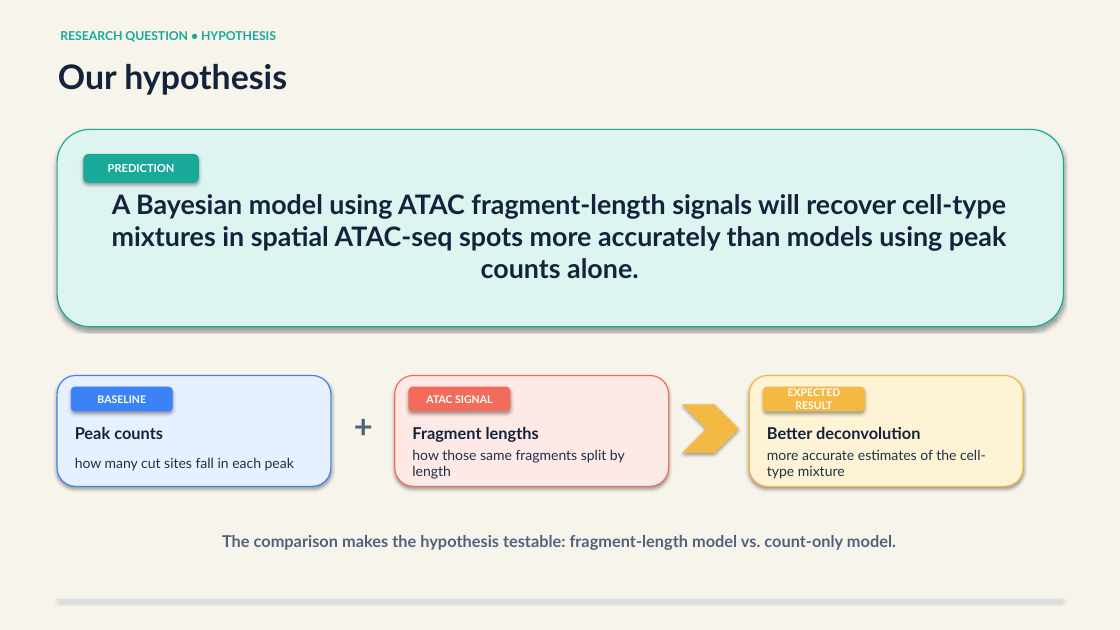
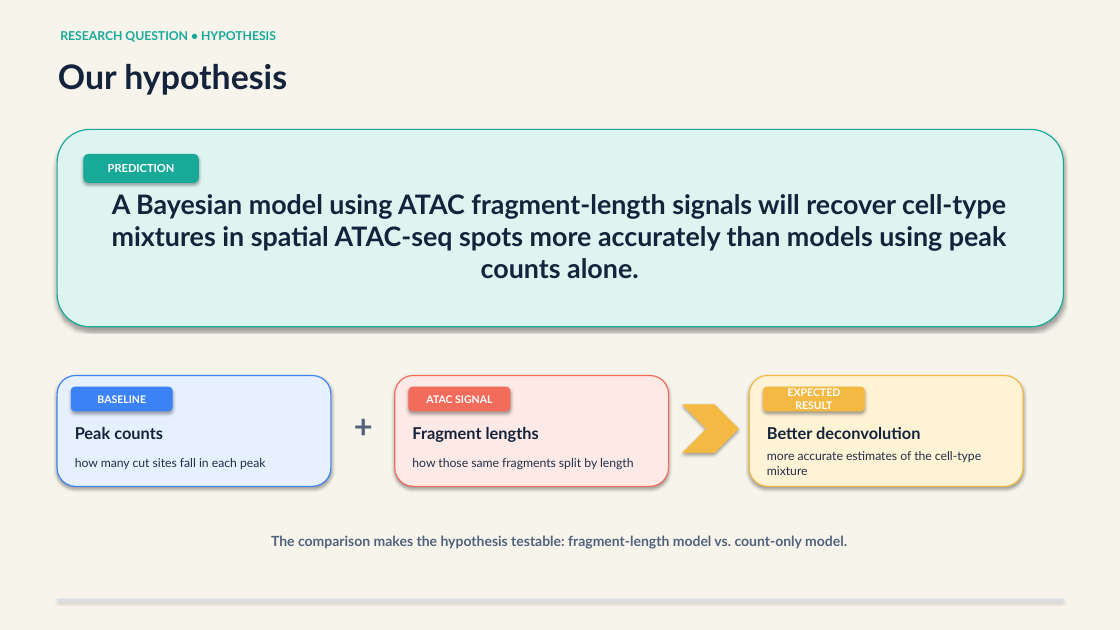
Before and after one commit to ericzhuang2010/deconvATAC, a slide deck: slide 9 of docs/ShapeMix/presentations/ShapeMix_High_School_Research_Deck.pptx. Drawn at 1120x630 pixels with LibreOffice and Linux fonts; fonts in the diff are those of the drawing. Boxes give left, top, right and bottom in pixels: in the first picture for what was removed or moved away, otherwise in the second. Text is boxed around its words. In the diff, an @@ line names an element or a change of style, - is before the commit and + after.

```diff
--- a/docs/ShapeMix/presentations/ShapeMix_High_School_Research_Deck.pptx
+++ b/docs/ShapeMix/presentations/ShapeMix_High_School_Research_Deck.pptx
@@ size 12 to 10.5 pt in 3 elements at [412,458,634,470], [767,451,981,475], [75,458,266,469] @@
@@ text "The comparison makes the hypothesis ..." at [271,535,847,549]: size 14 to 12 pt @@
```
Also in this commit, not shown: 10 other slides changed, 2 slides added, 1 slide removed, 3 other files.
